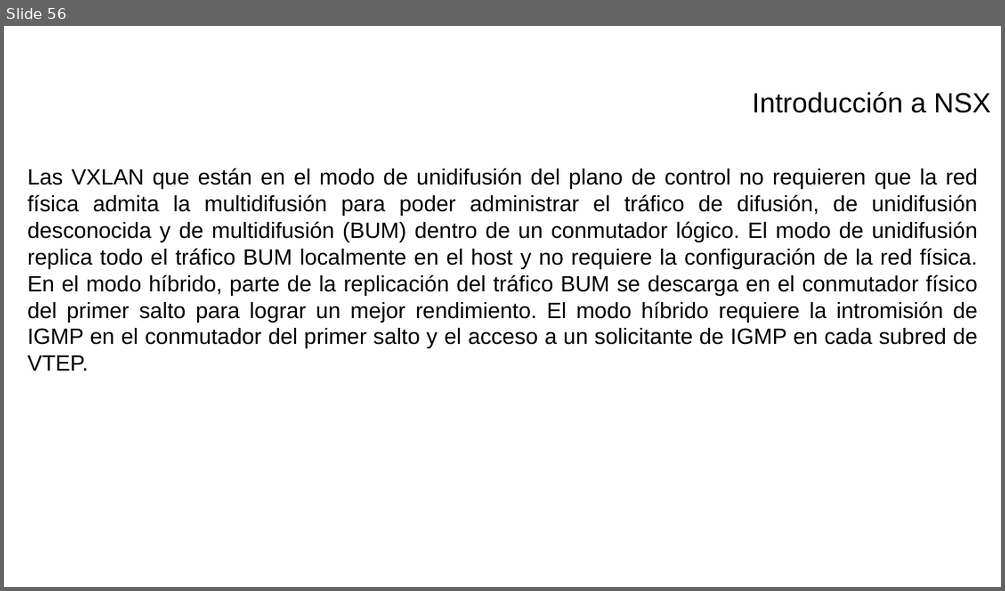
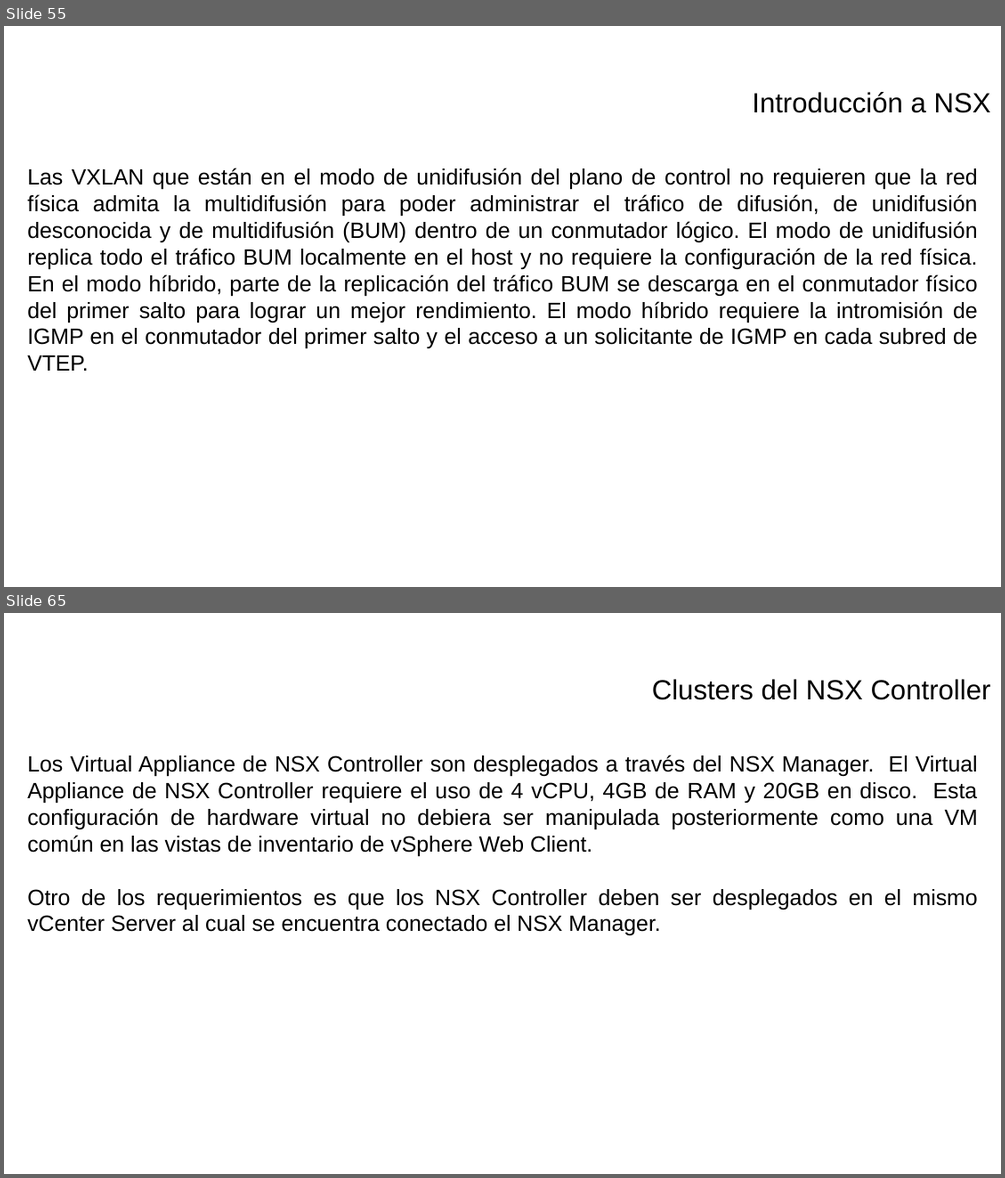
Before and after one commit to israelcts/curso_vmware_nsx_sedena, a slide deck: VMWare - I.pptx. Shown one above the other, each under a label of ours: slide 56 before the commit, slides 55 and 65 after it; the slides between them are not shown. The pictures are 1005x591 and 1005x1178 pixels, drawn with LibreOffice and Linux fonts; fonts in the diff are those of the drawing; background and template pictures are left out. Boxes give left, top, right and bottom in pixels: in the first picture for what was removed or moved away, otherwise in the second. Text is boxed around its words. In the diff, an @@ line names an element or a change of style, - is before the commit and + after.

```diff
--- a/VMWare - I.pptx
+++ b/VMWare - I.pptx
@@ slide 65 added at [4, 613, 1001, 1174], background picture (left out) @@
@@ text added at [652, 679, 991, 700], 20 pt, text #000000 @@
+Clusters del NSX Controller
@@ text added at [27, 755, 978, 935], 16 pt, text #000000 @@
+Los Virtual Appliance de NSX Controller son desplegados a través del NSX Manager. El Virtual Appliance de NSX Controller requiere el uso de 4 vCPU, 4GB de RAM y 20GB en disco. Esta configuración de hardware virtual no debiera ser manipulada posteriormente como una VM común en las vistas de inventario de vSphere Web Client.
+Otro de los requerimientos es que los NSX Controller deben ser desplegados en el mismo vCenter Server al cual se encuentra conectado el NSX Manager.
@@ what was slide 56 is now slide 55 @@
```
Also in this commit, not shown: 9 other slides added, 1 slide removed, 1 other file.
